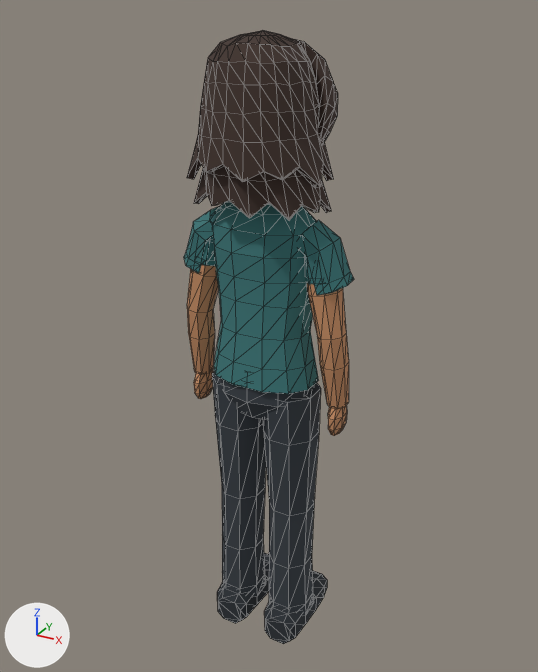
Before and after pictures for a commit that changed the glTF model assets/source/characters/role-assets-v2/lwf_performer_female_body_v2.glb.
Both versions are drawn from a 50 mm camera at (0.876, -1.572, 1.744) aimed at (-0.014, 0.046, 0.935). Every picture has the same lights, and +X, +Y and +Z are marked at lower left. The older version comes first. Mesh edges are drawn as thin lines. Vertices at exactly the same position are counted once.

The first picture shows 'LWF_Performer_BodyCore', 'LWF_Performer_IdleLeftArm', 'LWF_Performer_IdleRightArm'.
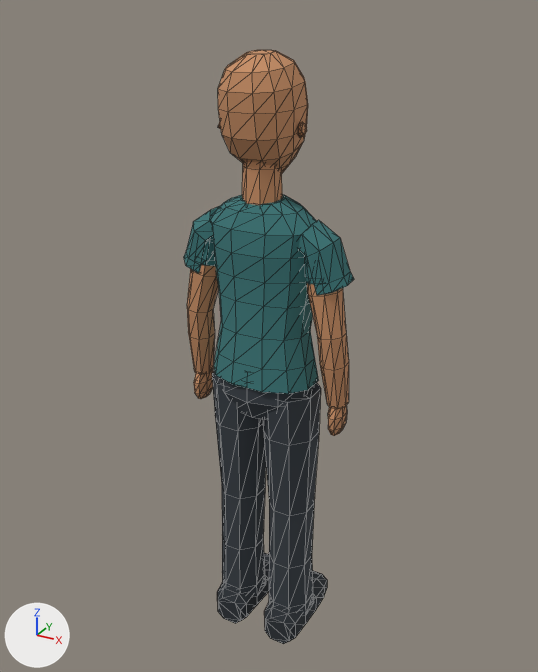
Where the change shows, as pixel boxes [x1, y1, x2, y2] in the pictures (538 x 672 px):
'LWF_Performer_BodyCore', reshaped (24% narrower): before [187, 30, 338, 644]; after [212, 50, 327, 644]
part 1 of me_head_001, deleted: before [187, 30, 333, 188]
part 2 of me_head_001, deleted: before [194, 166, 331, 220]
part 3 of me_head_001, deleted: before [295, 39, 338, 142]

What the commit changed:
me_head_001 is used by ob_lwf_performer_bodycore; location (0.0, 0.0, 0.0).
me_head_001 had 1003 vertices, 1892 faces and spanned x -0.17..0.17, y -0.17..0.2, z 0.0..1.7.
me_head_001 now has 509 vertices, 920 faces and spans x -0.15..0.15, y -0.11..0.2, z 0.0..1.66.
me_head_001 part 1: the loose piece of 274 vertices spanning x -0.16..0.17, y -0.17..0.09, z 1.37..1.7 is deleted.
me_head_001 part 2: the loose piece of 126 vertices spanning x -0.17..0.17, y -0.15..0.05, z 1.3..1.54 is deleted.
me_head_001 part 3: the loose piece of 64 vertices spanning x -0.07..0.16, y 0.0..0.16, z 1.45..1.69 is deleted.
Other edits to the shape of me_head_001 do not show in these pictures.
